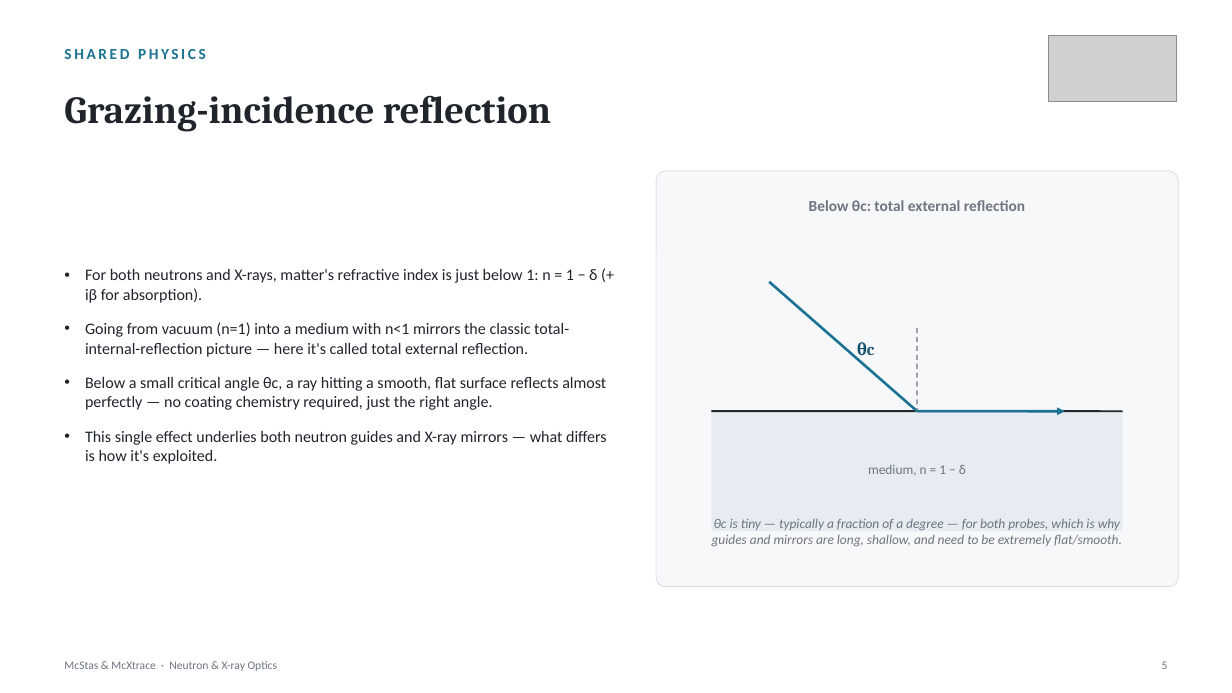
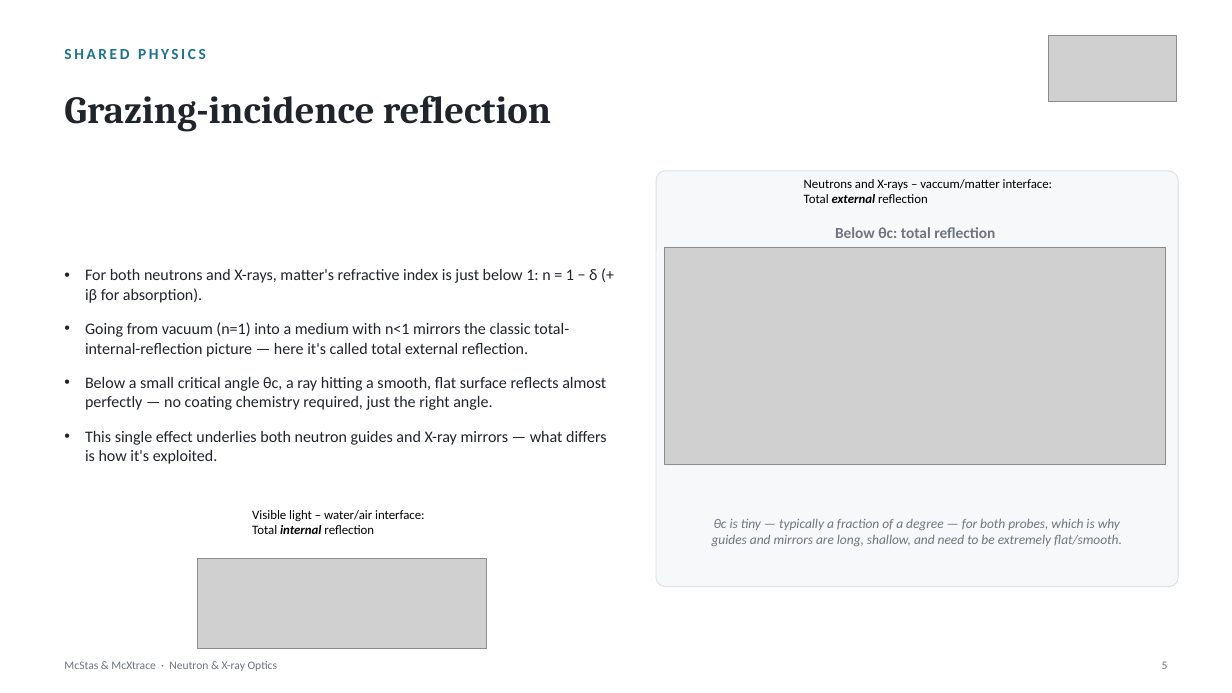
Before and after one commit to mccode-dev/PaNRAID, a slide deck: slide 5 of 22_September_Tuesday/05_afternoon_optics/McStas_McXtrace_Optics.pptx. Drawn at 1232x693 pixels with LibreOffice and Linux fonts; fonts in the diff are those of the drawing; grey boxes stand for pictures. Boxes give left, top, right and bottom in pixels: in the first picture for what was removed or moved away, otherwise in the second. Text is boxed around its words. In the diff, an @@ line names an element or a change of style, - is before the commit and + after.

```diff
--- a/22_September_Tuesday/05_afternoon_optics/McStas_McXtrace_Optics.pptx
+++ b/22_September_Tuesday/05_afternoon_optics/McStas_McXtrace_Optics.pptx
@@ text added at (x1=804, y1=179, x2=1052, y2=203), 10 pt, text #000000 @@
+Neutrons and X-rays – vaccum/matter interface:
+Total external reflection
@@ text removed at (x1=852, y1=200, x2=871, y2=211) @@
-θc
@@ text at (x1=835, y1=227, x2=995, y2=238): text changed @@
-Below θc: total external reflection
+Below θc: total reflection
@@ picture added at (x1=665, y1=248, x2=1165, y2=465) @@
@@ line removed from (769, 282) to (918, 411) @@
@@ line removed from (918, 328) to (918, 411) @@
@@ rectangle removed at (x1=712, y1=411, x2=1123, y2=531) @@
@@ line removed from (712, 411) to (1123, 411) @@
@@ arrow removed from (918, 411) to (1066, 411) @@
@@ text removed at (x1=868, y1=465, x2=966, y2=476) @@
-medium, n = 1 − δ
@@ text added at (x1=252, y1=510, x2=424, y2=534), 10 pt, text #000000 @@
+Visible light – water/air interface:
+Total internal reflection
@@ picture added at (x1=197, y1=558, x2=486, y2=648) @@
```
Also in this commit, not shown: 10 other slides changed, 1 other file.
